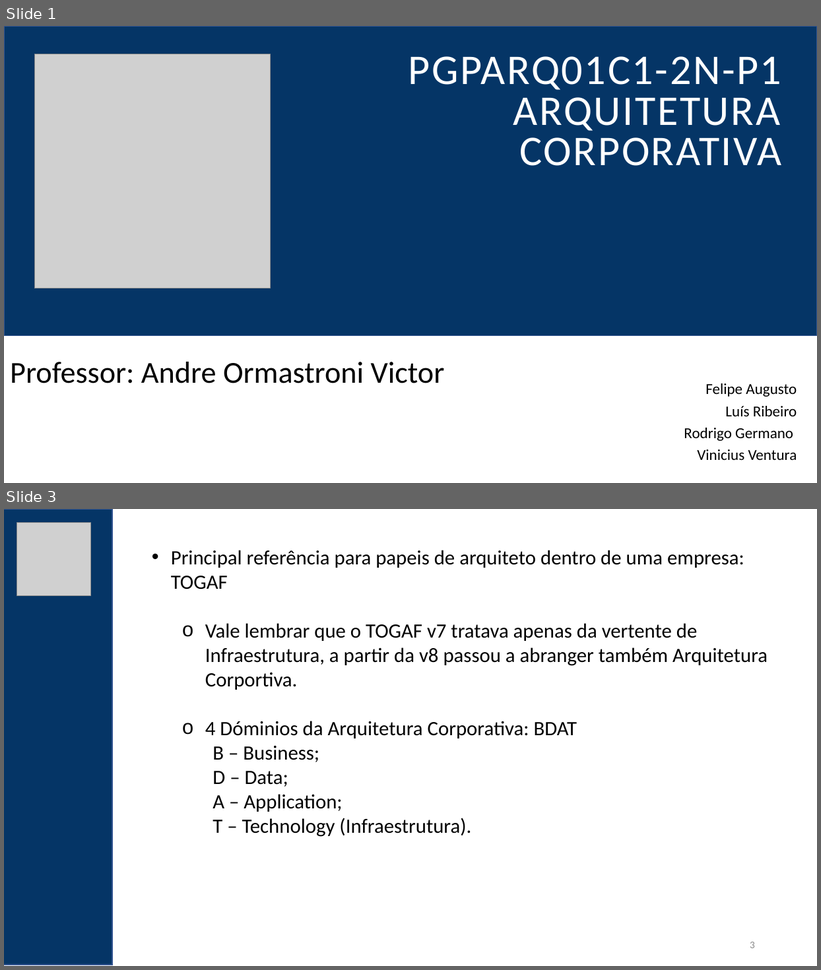
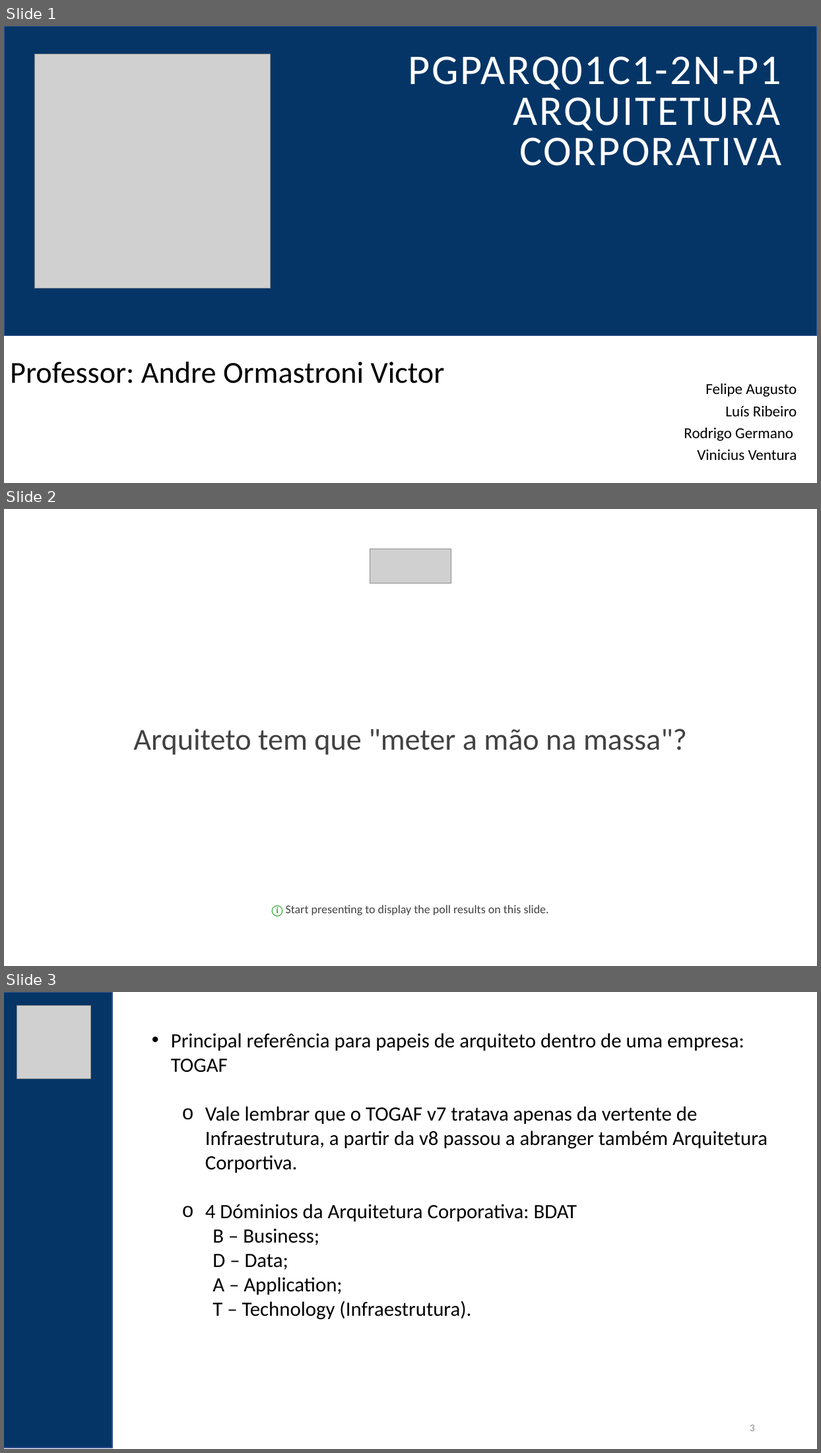
Before and after one commit to felipementel/inefnet-arq-corp, a slide deck: PGPARQ01C1-2N-P1-Arquitetura-Corporativa.pptx. Shown one above the other, each under a label of ours: slides 1 and 3 before the commit, slides 1, 2 and 3 after it; the slides between them are not shown. The pictures are 821x970 and 821x1453 pixels, drawn with LibreOffice and Linux fonts; fonts in the diff are those of the drawing; grey boxes stand for pictures. Boxes give left, top, right and bottom in pixels: in the first picture for what was removed or moved away, otherwise in the second. Text is boxed around its words. In the diff, an @@ line names an element or a change of style, - is before the commit and + after.

```diff
--- a/PGPARQ01C1-2N-P1-Arquitetura-Corporativa.pptx
+++ b/PGPARQ01C1-2N-P1-Arquitetura-Corporativa.pptx
@@ slide 2 added at (4,509,817,966), background #FFFFFF @@
@@ picture added at (370,549,451,584) @@
@@ rectangle added at (4,624,817,852), fill #FFFFFF, outline #FFFFFF 1 pt, 36 pt, text #424242 @@
+Arquiteto tem que "meter a mão na massa"?
@@ text added at (272,905,549,917), 14 pt, text #424242 @@
+ⓘ Start presenting to display the poll results on this slide.
```
Also in this commit, not shown: 2 slides changed, 1 other slide added, 1 slide removed.
